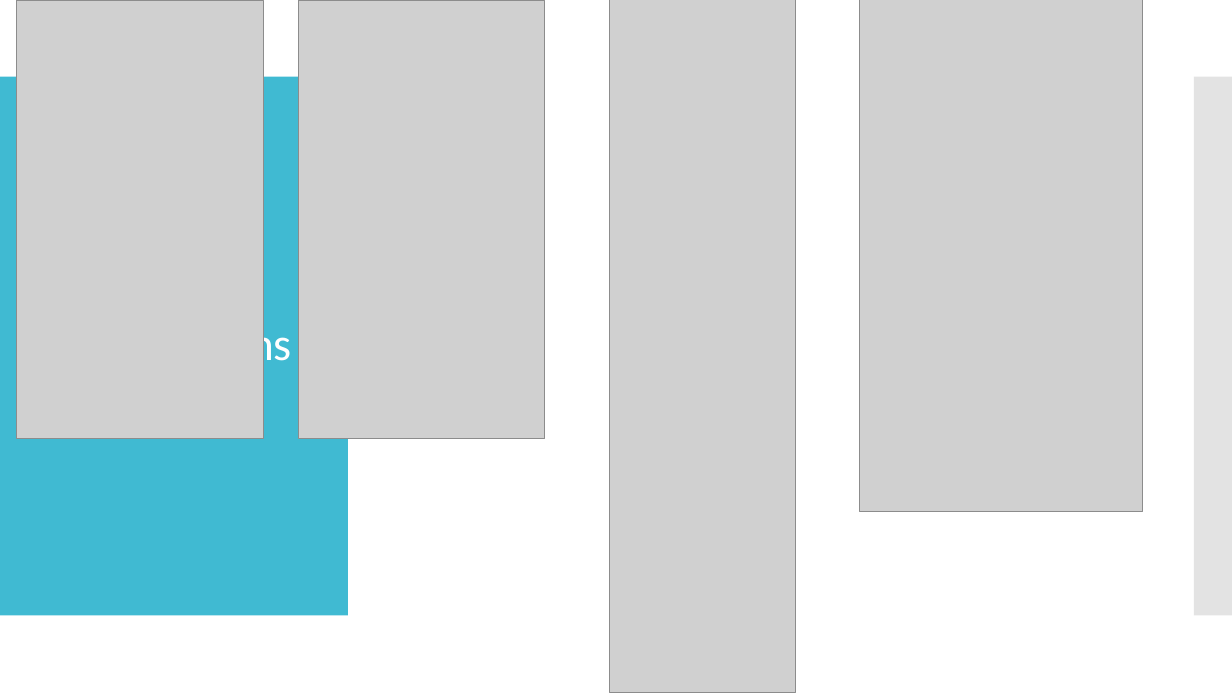
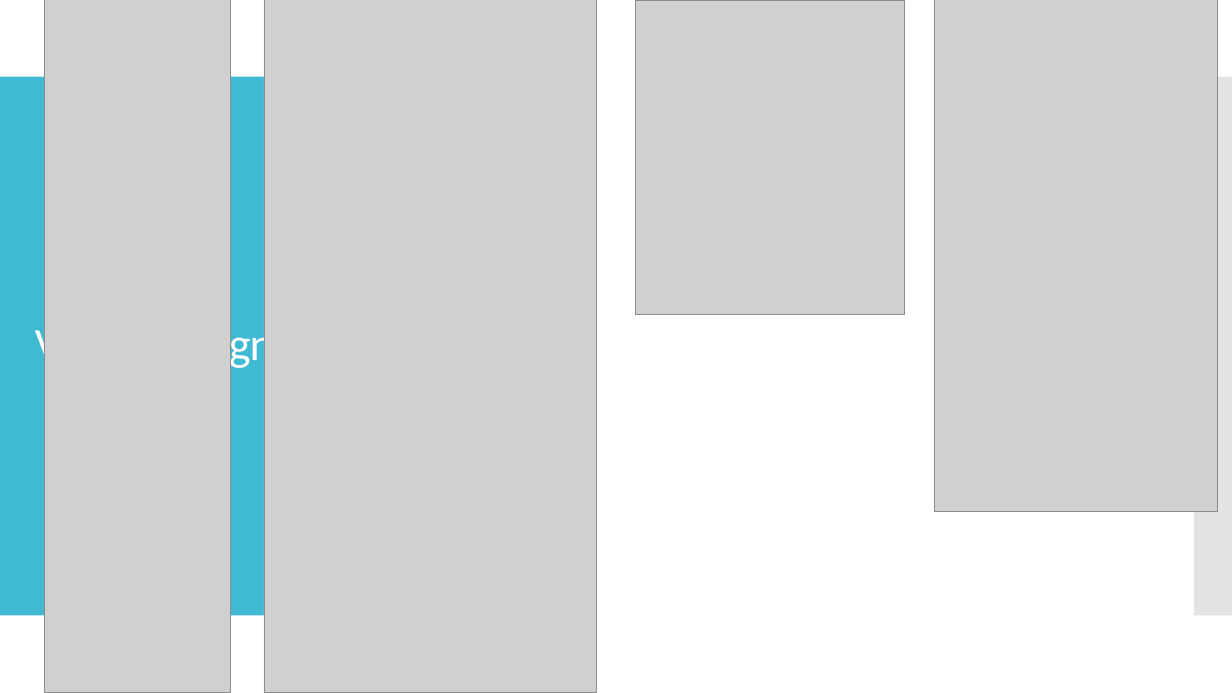
Before and after one commit to jensrott/1819-cmsdev-project-jensrott, a slide deck: slide 6 of docs/separate_files/presentatie.pptx. Drawn at 1232x693 pixels with LibreOffice and Linux fonts; fonts in the diff are those of the drawing; grey boxes stand for pictures. Boxes give left, top, right and bottom in pixels: in the first picture for what was removed or moved away, otherwise in the second. Text is boxed around its words. In the diff, an @@ line names an element or a change of style, - is before the commit and + after.

```diff
--- a/docs/separate_files/presentatie.pptx
+++ b/docs/separate_files/presentatie.pptx
@@ picture removed at [17, 0, 263, 439] @@
@@ picture: place and size @@
-picture at [609, 0, 796, 692]
+picture at [44, 0, 231, 693]
@@ picture added at [264, 0, 597, 692] @@
@@ picture removed at [299, 0, 545, 439] @@
@@ picture added at [636, 0, 905, 315] @@
@@ picture: place and size @@
-picture at [860, 0, 1142, 511]
+picture at [935, 0, 1218, 511]
```
Also in this commit, not shown: 1 other slide changed, 5 slides added, 4 slides removed, 43 other files.
